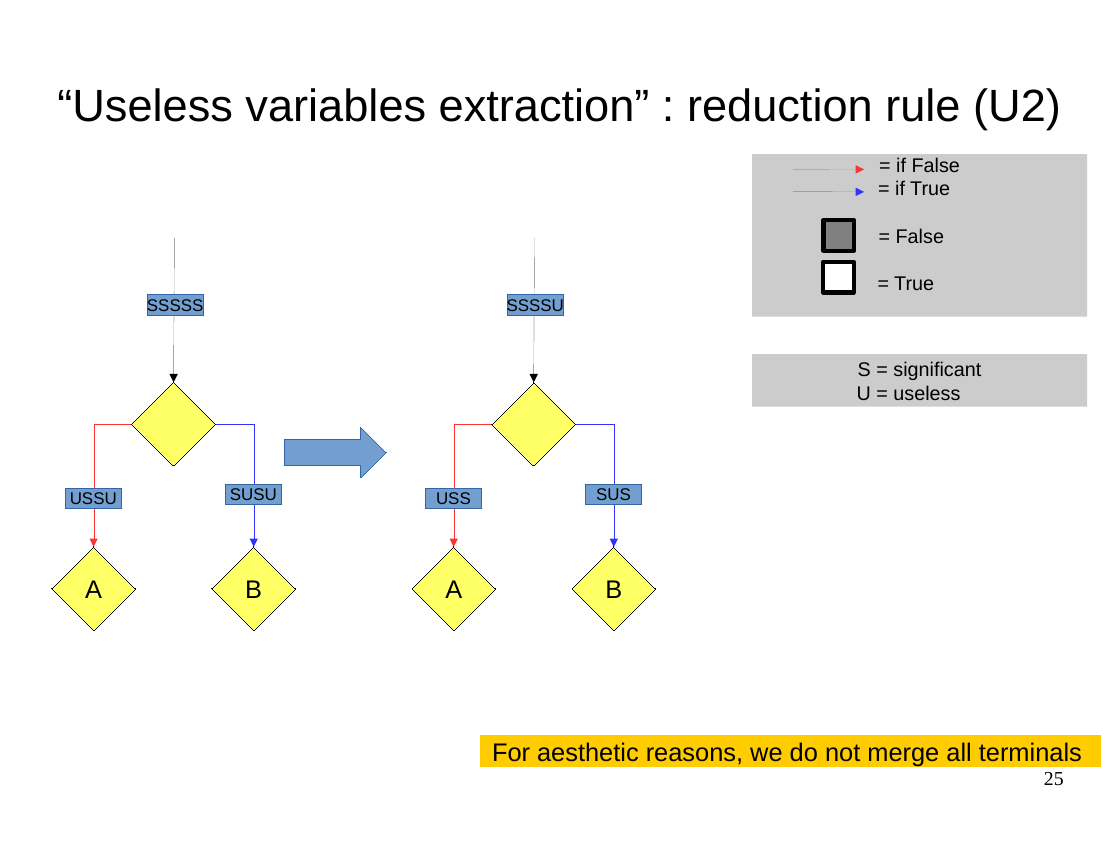
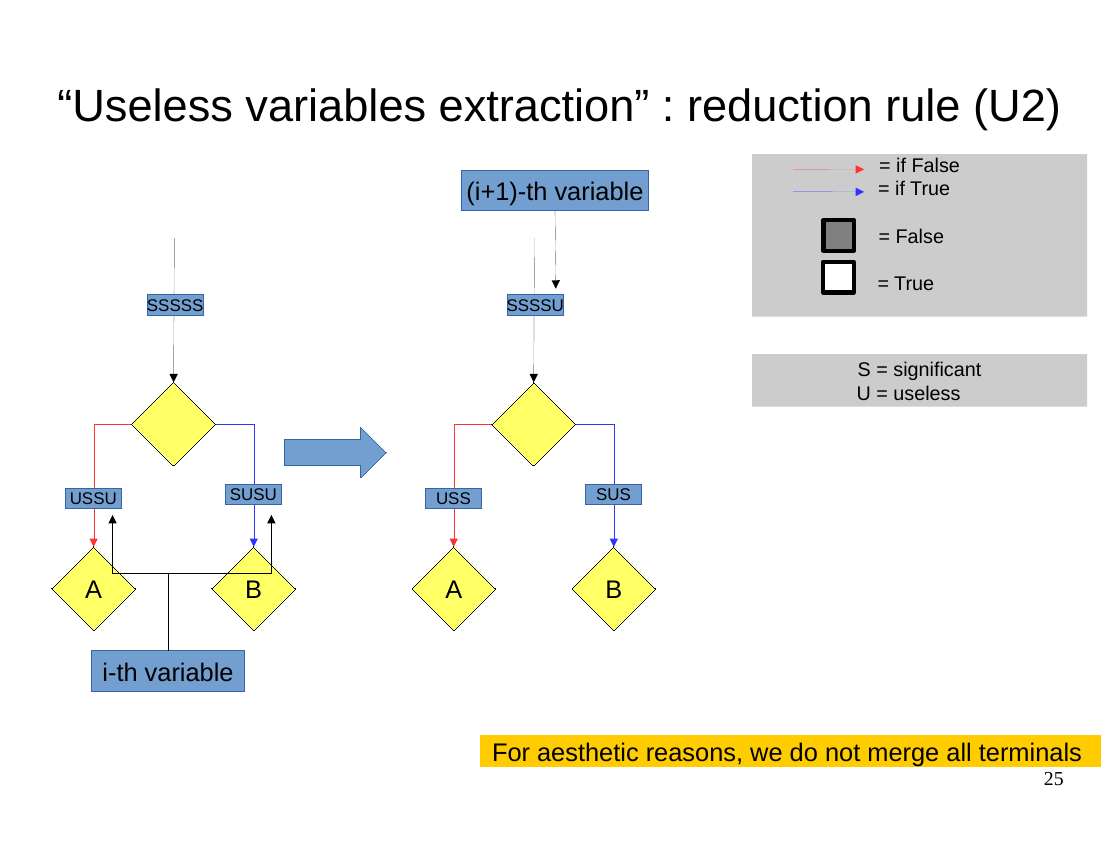
Before and after one commit to FenouilletLucas/DAGaml, a slide deck: slide 25 of doc/2017-06-19-odp/final.odp. Drawn at 1120x841 pixels with LibreOffice and Linux fonts; fonts in the diff are those of the drawing. Boxes give left, top, right and bottom in pixels: in the first picture for what was removed or moved away, otherwise in the second. Text is boxed around its words. In the diff, an @@ line names an element or a change of style, - is before the commit and + after.

```diff
--- a/doc/2017-06-19-odp/final.odp
+++ b/doc/2017-06-19-odp/final.odp
@@ rectangle added at box(461, 171, 648, 211), fill #729FCF, outline #3465A4 0 pt, 18 pt, text #000000 @@
+(i+1)-th variable
@@ arrow added from (555, 211) to (556, 289), #000000 0 pt @@
@@ elbow arrow added from (168, 650) to (113, 514), #000000 0 pt @@
@@ elbow arrow added from (168, 650) to (271, 514), #000000 0 pt @@
@@ rectangle added at box(91, 650, 245, 691), fill #729FCF, outline #3465A4 0 pt, 18 pt, text #000000 @@
+i-th variable
```
Also in this commit, not shown: 6 other slides changed, 6 slides added, 30 slides removed, 8 other files.
